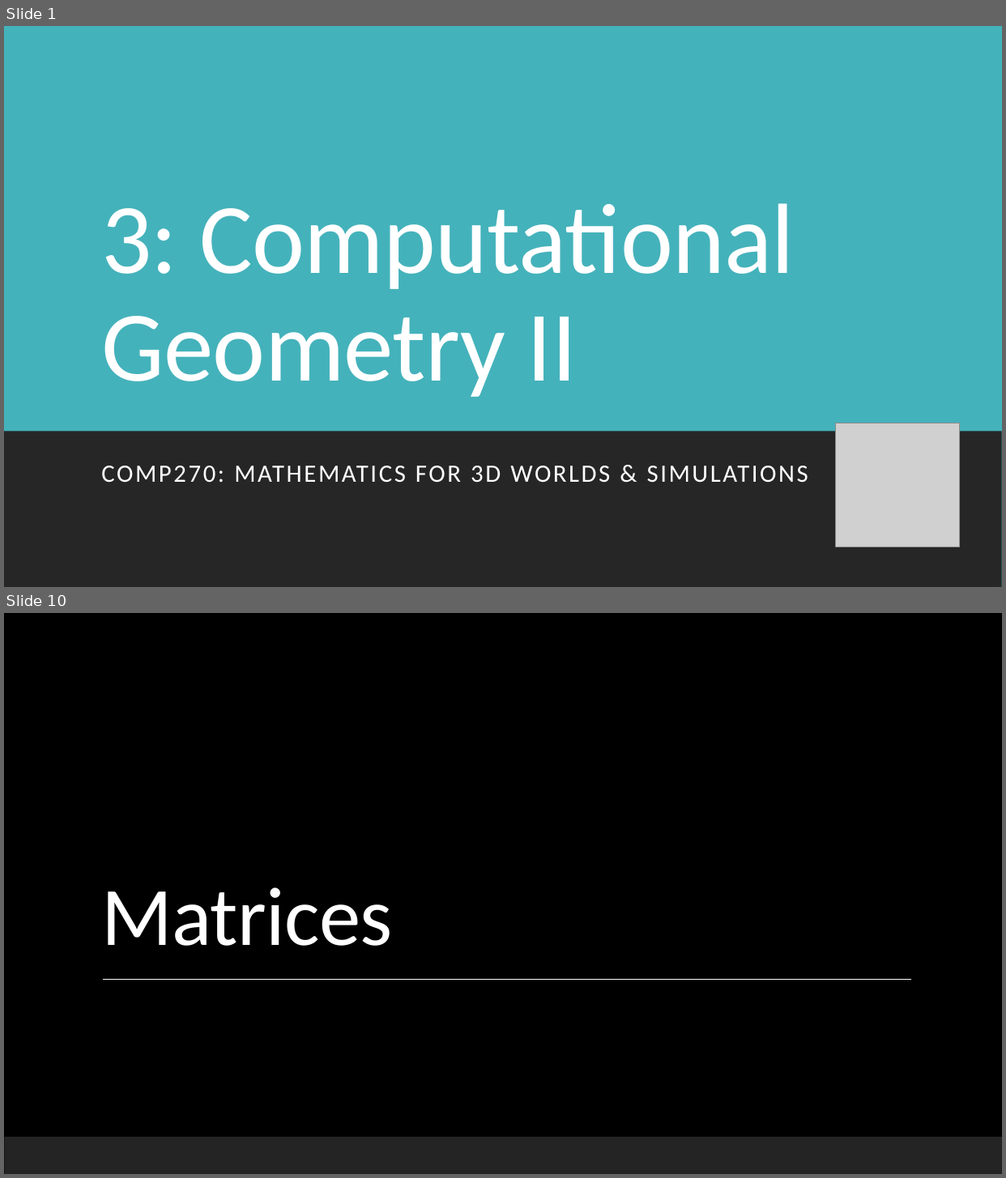
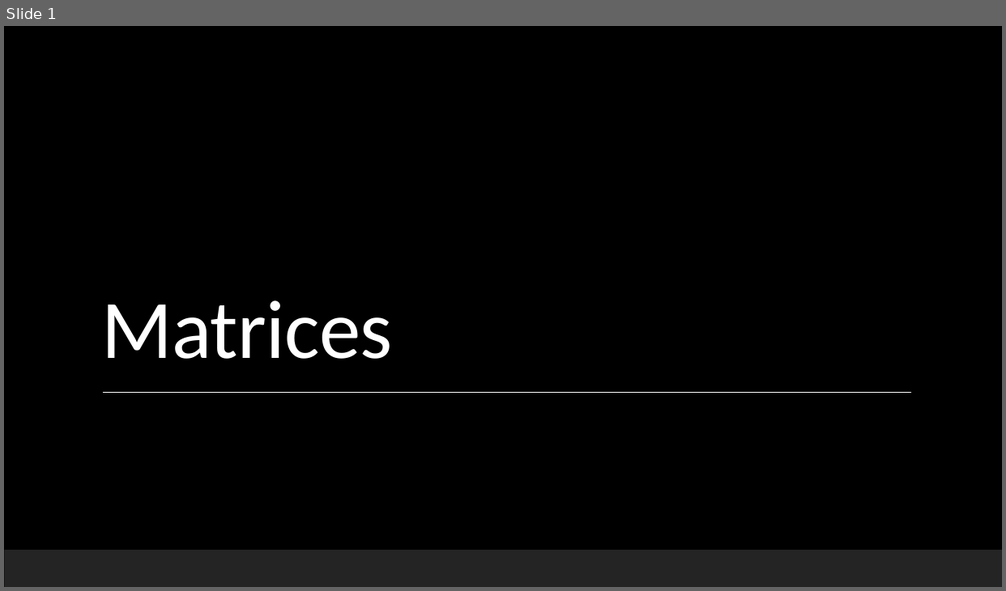
Before and after one commit to Falmouth-Games-Academy/bsc-course-materials, a slide deck: COMP270/03/2020-21-COMP270-03-lecture-materials.pptx. Shown one above the other, each under a label of ours: slides 1 and 10 before the commit, slide 1 after it; the slides between them are not shown. The pictures are 1006x1178 and 1006x591 pixels, drawn with LibreOffice and Linux fonts; fonts in the diff are those of the drawing; grey boxes stand for pictures; background and template pictures are left out. Boxes give left, top, right and bottom in pixels: in the first picture for what was removed or moved away, otherwise in the second. Text is boxed around its words. In the diff, an @@ line names an element or a change of style, - is before the commit and + after.

Commit message:
COMP270: Updating week 1 & 2 material (including workshop exercises); starting on week 3.

```diff
--- a/COMP270/03/2020-21-COMP270-03-lecture-materials.pptx
+++ b/COMP270/03/2020-21-COMP270-03-lecture-materials.pptx
@@ slide 1 removed at [4, 26, 1002, 587], background #FFFFFF @@
@@ rectangle removed at [4, 26, 1002, 587] @@
@@ title removed at [101, 203, 795, 397] @@
-3: Computational Geometry II
@@ rectangle removed at [4, 432, 1002, 587] @@
@@ picture removed at [836, 424, 960, 548] @@
@@ subtitle removed at [101, 466, 808, 483] @@
-COMP270: MATHEMATICS FOR 3D WORLDS & SIMULATIONS
@@ rectangle removed at [4, 550, 1002, 587] @@
@@ what was slide 10 is now slide 1 @@
```
Also in this commit, not shown: 8 other slides removed, 31 other files.
